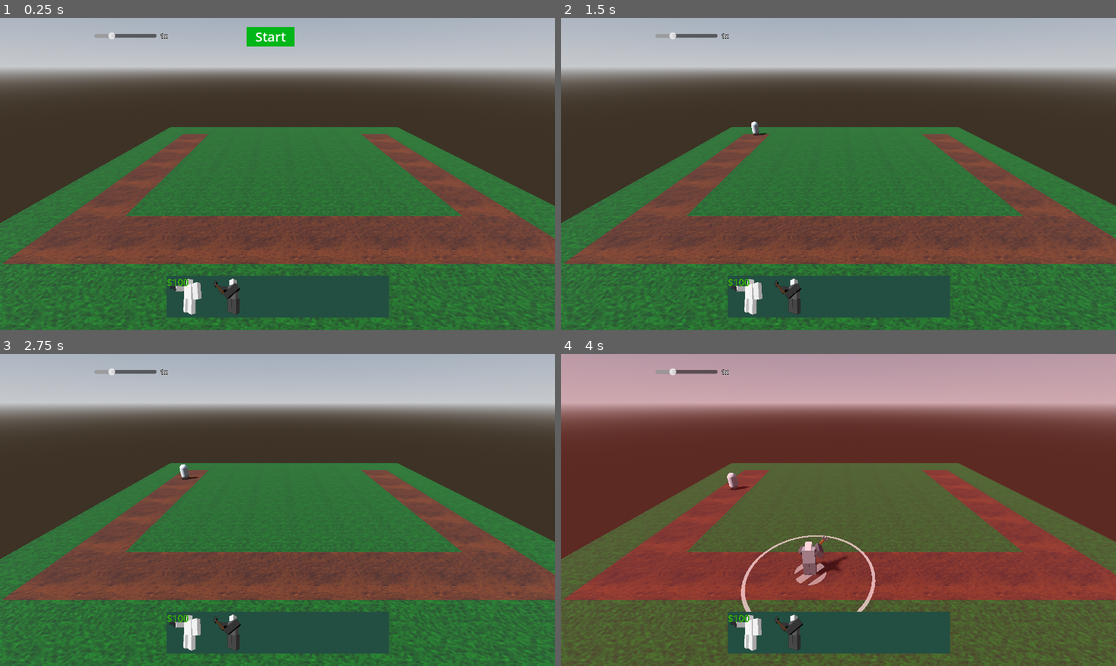
Above: before the commit, frames 1-4 (two rows, left to right).
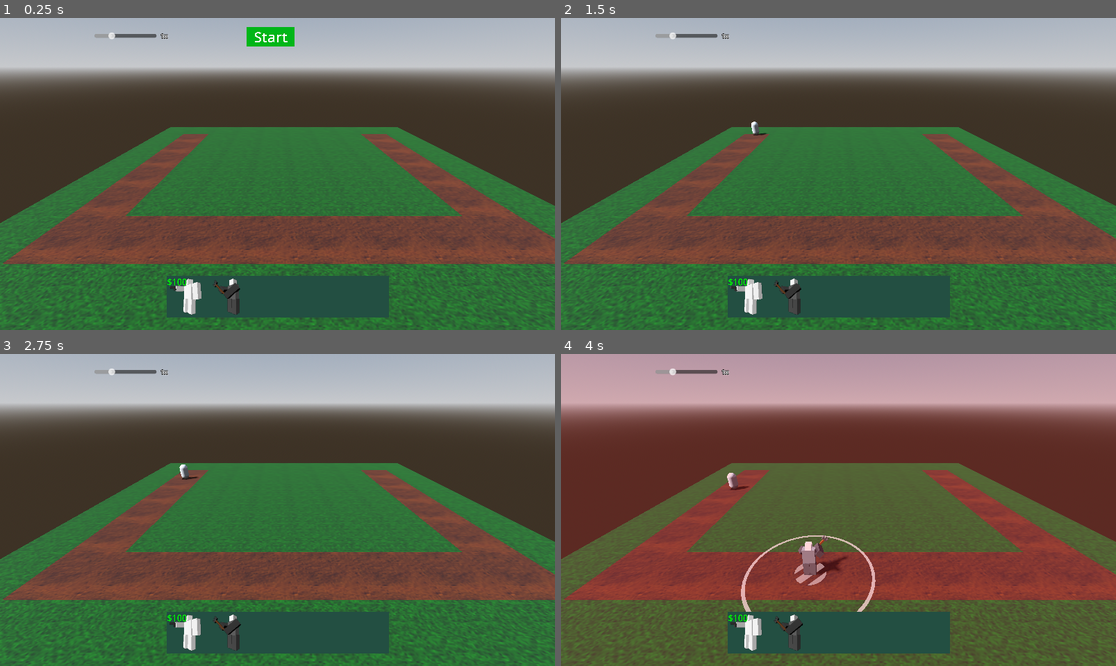
Above: after the commit, the same moments.

Repository: SirRight12/Godot-Tower-Defense
Game: Godot game, scene res://main.tscn
Two runs of this game, one before a commit and one after it. Both use one fixed random seed, a clock stepped at 60 frames per second and the inputs below.
Inputs (mouse positions are in pixels of both pictures, inside the frame that each line leads up to):
- Up to frame 1 (0.25 s): no input
- Up to frame 2 (1.5 s): tap Enter at 0.5 s; move the mouse to (960, 158) at 0.52 s; click (960, 158) at 0.6 s; click (832, 36) at 1.25 s
- Up to frame 3 (2.75 s): move the mouse to (166, 525) at 2.02 s; right-click (166, 525) at 2.1 s; click (166, 525) at 2.17 s
- Up to frame 4 (4 s): move the mouse to (894, 441) at 2.77 s; tap 1 (select1) at 2.85 s; click (894, 441) at 2.92 s; move the mouse to (810, 572) at 3.52 s; tap 2 (select2) at 3.6 s; click (810, 572) at 3.67 s

The runs differ from the first frame. In frame 1, 0.1% of the frame differs, in the area x 30-52%, y 4-86%; in frame 2, less than 0.1%; in frame 3, less than 0.1%; in frame 4, less than 0.1%.

Commit message:
Some UI Rescaling
TODO: Time Scale UI scaling
Enemy Hp UI Scaling
also add cs support

Diff:
--- a/ResizeToText.gd
+++ b/ResizeToText.gd
@@ -1,4 +1,4 @@
 @tool
 extends SubViewport
 func _process(_delta):
-	size = $Label.size
+	size = $Label.size * $Label.scale
--- a/game_manager.tscn
+++ b/game_manager.tscn
@@ -17,8 +17,14 @@
 [ext_resource type="PackedScene" uid="uid://dcx6dfcp4u066" path="res://tower_bar.tscn" id="15_8ruae"]
 [ext_resource type="Script" path="res://UpdateText.gd" id="15_eify3"]
 
-[sub_resource type="LabelSettings" id="LabelSettings_g415v"]
-font_size = 27
+[sub_resource type="ViewportTexture" id="ViewportTexture_5fvpw"]
+viewport_path = NodePath("TowerBar/TextViewRes/SubViewport")
+
+[sub_resource type="ViewportTexture" id="ViewportTexture_5gmo8"]
+viewport_path = NodePath("Start/Res/SubViewport")
+
+[sub_resource type="LabelSettings" id="LabelSettings_4yqkn"]
+font_size = 4000
 
 [sub_resource type="LabelSettings" id="LabelSettings_5g5cw"]
 font_size = 13
@@ -57,12 +63,15 @@
 
 [node name="MoneyManager" type="Node" parent="." node_paths=PackedStringArray("money_display")]
 script = ExtResource("12_jkxa6")
-money_display = NodePath("../TowerBar/Label")
+money_display = NodePath("../TowerBar/TextViewRes/SubViewport/Label")
 
 [node name="TowerBar" parent="." instance=ExtResource("15_8ruae")]
 
-[node name="Label" parent="TowerBar" index="3"]
-theme_override_font_sizes/font_size = 3221
+[node name="TextureRect" parent="TowerBar" index="3"]
+texture = SubResource("ViewportTexture_5fvpw")
+
+[node name="SubViewport" parent="TowerBar/TextViewRes" index="0"]
+script = null
 
 [node name="Start" type="Control" parent="."]
 custom_minimum_size = Vector2(100, 40)
@@ -96,15 +105,30 @@
 grow_vertical = 2
 flat = true
 
-[node name="Label" type="Label" parent="Start"]
+[node name="TextureRect" type="TextureRect" parent="Start"]
 layout_mode = 1
-anchors_preset = 15
-anchor_right = 1.0
+anchors_preset = -1
+anchor_left = 0.15
+anchor_right = 0.85
 anchor_bottom = 1.0
 grow_horizontal = 2
 grow_vertical = 2
+mouse_filter = 2
+texture = SubResource("ViewportTexture_5gmo8")
+expand_mode = 1
+
+[node name="Res" type="Node" parent="Start"]
+
+[node name="SubViewport" type="SubViewport" parent="Start/Res"]
+transparent_bg = true
+size = Vector2i(469, 272)
+
+[node name="Label" type="Label" parent="Start/Res/SubViewport"]
+offset_right = 9388.0
+offset_bottom = 5448.0
+scale = Vector2(0.05, 0.05)
 text = "Start"
-label_settings = SubResource("LabelSettings_g415v")
+label_settings = SubResource("LabelSettings_4yqkn")
 horizontal_alignment = 1
 vertical_alignment = 1
 
--- a/tower_bar.tscn
+++ b/tower_bar.tscn
@@ -1,16 +1,20 @@
-[gd_scene load_steps=6 format=3 uid="uid://dcx6dfcp4u066"]
+[gd_scene load_steps=8 format=3 uid="uid://dcx6dfcp4u066"]
 
 [ext_resource type="PackedScene" uid="uid://c8mpj1ian0gp1" path="res://scout_viewport.tscn" id="1_2b2xf"]
 [ext_resource type="PackedScene" uid="uid://b1888copewp14" path="res://farm_viewport.tscn" id="2_coyoi"]
+[ext_resource type="Script" path="res://ResizeToText.gd" id="3_ugsr1"]
 
 [sub_resource type="Environment" id="Environment_v7e1u"]
 
 [sub_resource type="World3D" id="World3D_ajp6u"]
 environment = SubResource("Environment_v7e1u")
 
-[sub_resource type="LabelSettings" id="LabelSettings_vosub"]
-font_size = 400
-font_color = Color(0.223529, 0.713726, 0, 1)
+[sub_resource type="ViewportTexture" id="ViewportTexture_outm4"]
+viewport_path = NodePath("TextViewRes/SubViewport")
+
+[sub_resource type="LabelSettings" id="LabelSettings_mfflv"]
+font_size = 3716
+font_color = Color(0, 1, 0.0117647, 1)
 
 [node name="Control2" type="Control"]
 layout_mode = 3
@@ -79,17 +83,31 @@
 
 [node name="Node3D" parent="Farmer/SubViewportContainer/SubViewport" instance=ExtResource("2_coyoi")]
 
-[node name="Label" type="Label" parent="."]
+[node name="TextureRect" type="TextureRect" parent="."]
 layout_mode = 1
 anchors_preset = -1
-anchor_right = 0.1
-anchor_bottom = 0.12
-offset_right = 865.92
-offset_bottom = 535.502
-grow_vertical = 2
-scale = Vector2(0.05, 0.05)
-text = "$100
-"
-label_settings = SubResource("LabelSettings_vosub")
-horizontal_alignment = 1
-vertical_alignment = 1
+anchor_right = 0.091
+anchor_bottom = 0.286
+offset_left = 1.0
+offset_right = 40.0672
+offset_bottom = 25.9807
+scale = Vector2(0.5, 0.5)
+texture = SubResource("ViewportTexture_outm4")
+expand_mode = 1
+
+[node name="TextViewRes" type="Node" parent="."]
+
+[node name="SubViewport" type="SubViewport" parent="TextViewRes"]
+transparent_bg = true
+handle_input_locally = false
+size = Vector2i(84, 50)
+render_target_update_mode = 4
+script = ExtResource("3_ugsr1")
+
+[node name="Label" type="Label" parent="TextViewRes/SubViewport"]
+offset_right = 40.0
+offset_bottom = 23.0
+scale = Vector2(0.01, 0.01)
+theme_override_font_sizes/font_size = 700
+text = "$100"
+label_settings = SubResource("LabelSettings_mfflv")
Not shown: 1 places in game_manager.tscn that only renumber resources
Not shown: 4 places in tileset.tres that only renumber resources
